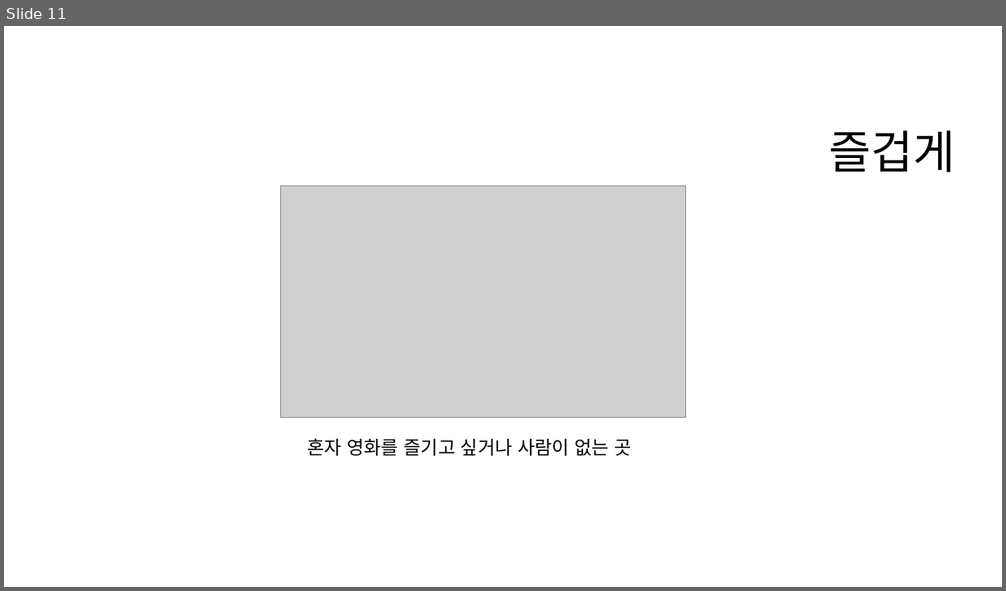
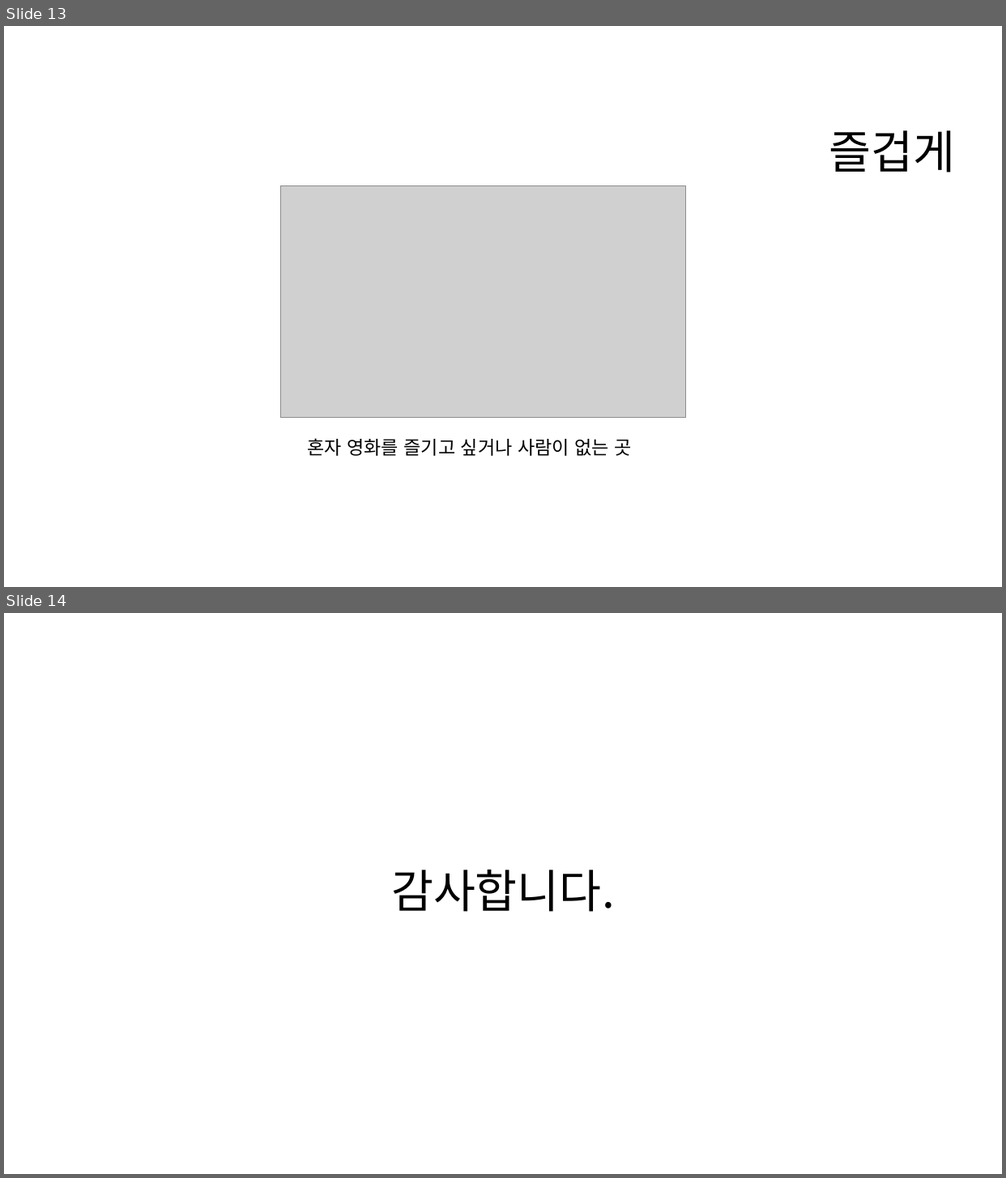
Before and after one commit to imdaeyong/HowDoMoDo, a slide deck: doc/발표자료/20200908_1차_팀플레이어_발표자료.pptx. Shown one above the other, each under a label of ours: slide 11 before the commit, slides 13 and 14 after it. The pictures are 1006x591 and 1006x1178 pixels, drawn with LibreOffice and Linux fonts; fonts in the diff are those of the drawing; grey boxes stand for pictures; background and template pictures are left out. Boxes give left, top, right and bottom in pixels: in the first picture for what was removed or moved away, otherwise in the second. Text is boxed around its words. In the diff, an @@ line names an element or a change of style, - is before the commit and + after.

```diff
--- a/doc/발표자료/20200908_1차_팀플레이어_발표자료.pptx
+++ b/doc/발표자료/20200908_1차_팀플레이어_발표자료.pptx
@@ slide 14 added at (4,613,1002,1174), background picture (left out) @@
@@ text added at (391,870,615,912), 44 pt, text #000000 @@
+감사합니다.
@@ what was slide 11 is now slide 13 @@
```
Also in this commit, not shown: 2 other slides added, 1 other file.
